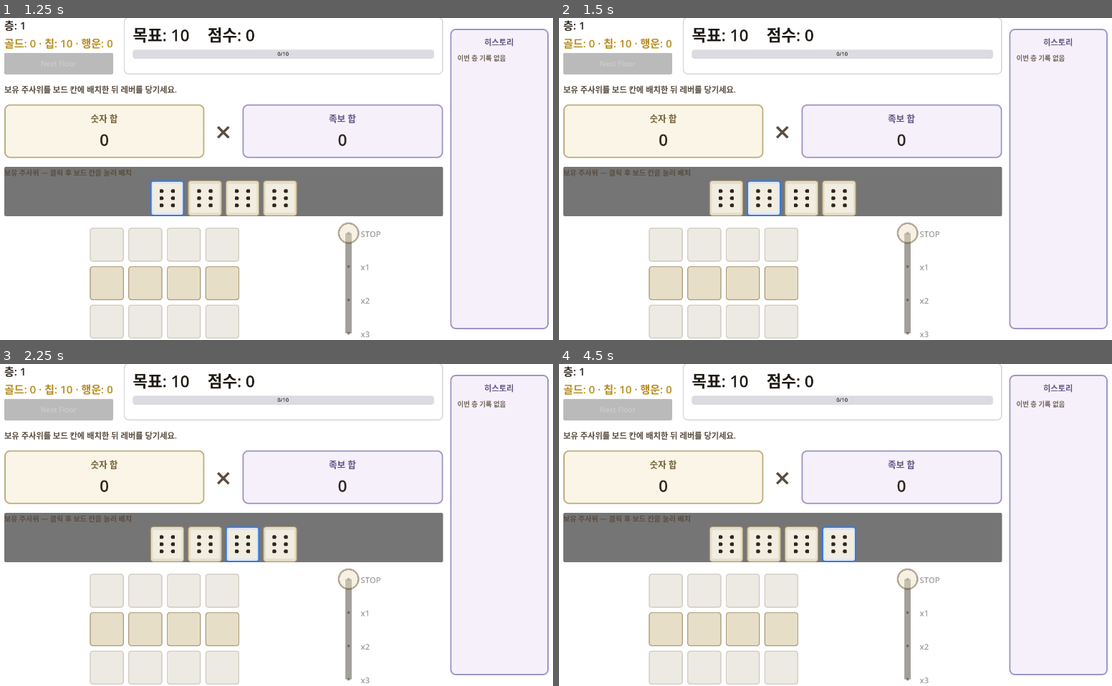
Above: before the commit, frames 1-4 (two rows, left to right).
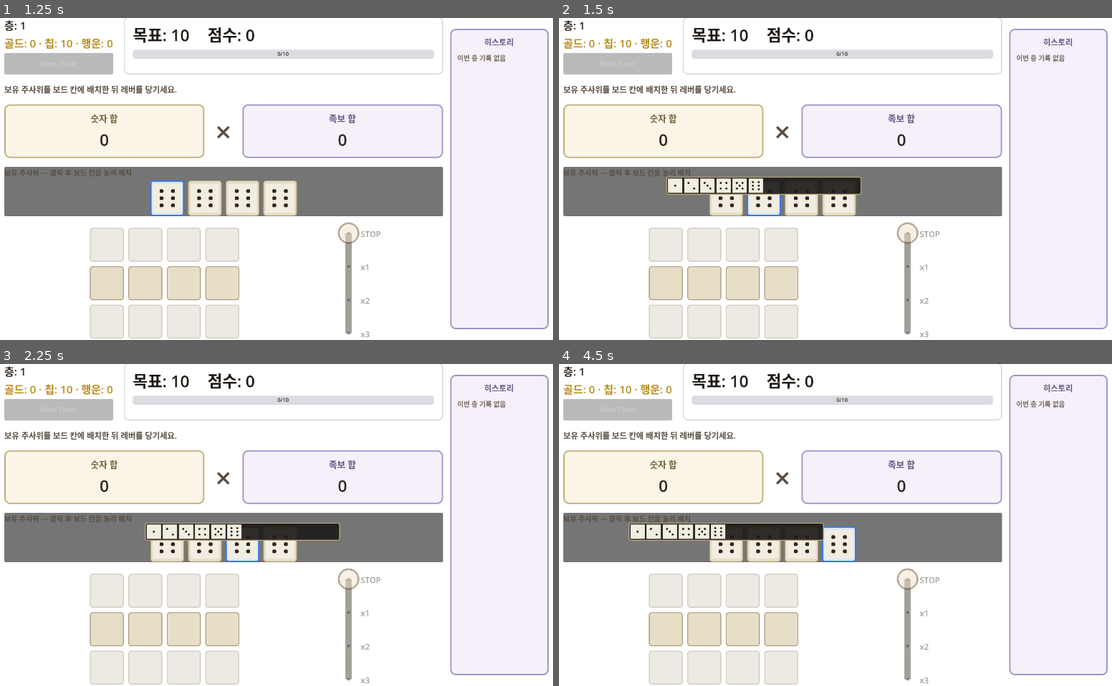
Above: after the commit, the same moments.

Repository: NyongNyongNyong/cat_dice_game
Game: Godot game, scene res://scenes/game/main.tscn
The game is run twice, just before and just after one commit, with the same random seed, the same clock (stepped at 60 frames per second) and the same inputs.
Inputs (mouse positions are in pixels of both pictures, inside the frame that each line leads up to):
- Up to frame 1 (1.25 s): tap Enter at 0.5 s; drag from (165, 198) to (331, 108) at 0.52 s
- Up to frame 2 (1.5 s): tap Space at 1.25 s; drag from (763, 198) to (807, 243) at 1.27 s
- Up to frame 3 (2.25 s): tap Enter at 2 s; move the mouse to (243, 544) at 2.02 s; click (243, 544) at 2.17 s
- Up to frame 4 (4.5 s): tap Space at 2.75, 4.25 s; drag from (841, 544) to (664, 476) at 2.77 s; tap Enter at 3.5 s; drag from (664, 589) to (863, 525) at 3.52 s; drag from (702, 589) to (747, 444) at 4.27 s

Frame 1 is identical in both runs. In frame 2, 1.8% of the frame differs, in the area x 19-55%, y 49-55%; in frame 3, 1.7%; in frame 4, 1.9%, in the area x 12-48%, y 49-55%.

Commit message:
feat: wire dice face hover preview on play board and rename presenter
Co-authored-by: Cursor <cursoragent@cursor.com>

Diff:
--- a/game/scenes/game/run_scene.tscn
+++ b/game/scenes/game/run_scene.tscn
@@ -4,7 +4,7 @@
 [ext_resource type="Script" uid="uid://bhkwgtmiaon2n" path="res://scripts/core/round_controller.gd" id="2_round"]
 [ext_resource type="Script" uid="uid://cpq1n7tr7tiu1" path="res://scripts/ui/roll_phase_presenter.gd" id="3_roll"]
 [ext_resource type="Script" uid="uid://fis8x0ebu7il" path="res://scripts/ui/score_phase_presenter.gd" id="4_score"]
-[ext_resource type="Script" uid="uid://bsmg4ugh8eklg" path="res://scripts/ui/reroll_preview_presenter.gd" id="5_reroll_preview"]
+[ext_resource type="Script" uid="uid://bsmg4ugh8eklg" path="res://scripts/ui/face_preview_presenter.gd" id="5_face_preview"]
 [ext_resource type="Script" uid="uid://c0jafed34d2cj" path="res://scripts/ui/active_hands_presenter.gd" id="6_active_hands"]
 [ext_resource type="PackedScene" path="res://scenes/ui/roll_lever.tscn" id="7_lever"]
 
@@ -399,9 +399,9 @@
 unique_name_in_owner = true
 script = ExtResource("4_score")
 
-[node name="RerollPreviewPresenter" type="Node" parent="." unique_id=787212061]
-unique_name_in_owner = true
-script = ExtResource("5_reroll_preview")
+[node name="FacePreviewPresenter" type="Node" parent="." unique_id=787212061]
+unique_name_in_owner = true
+script = ExtResource("5_face_preview")
 
 [node name="ActiveHandsPresenter" type="Node" parent="." unique_id=1394786315]
 unique_name_in_owner = true
--- a/game/scenes/game/shop_scene.tscn
+++ b/game/scenes/game/shop_scene.tscn
@@ -2,7 +2,7 @@
 
 [ext_resource type="Script" path="res://scripts/ui/shop_scene.gd" id="1_shop"]
 [ext_resource type="Script" path="res://scripts/ui/dice_shop_presenter.gd" id="2_presenter"]
-[ext_resource type="Script" path="res://scripts/ui/reroll_preview_presenter.gd" id="3_hover"]
+[ext_resource type="Script" path="res://scripts/ui/face_preview_presenter.gd" id="3_hover"]
 
 [sub_resource type="StyleBoxFlat" id="StyleBoxFlat_offer"]
 content_margin_left = 10.0
@@ -146,6 +146,6 @@
 unique_name_in_owner = true
 script = ExtResource("2_presenter")
 
-[node name="RerollPreviewPresenter" type="Node" parent="."]
+[node name="FacePreviewPresenter" type="Node" parent="."]
 unique_name_in_owner = true
 script = ExtResource("3_hover")
--- a/game/scripts/ui/run_scene.gd
+++ b/game/scripts/ui/run_scene.gd
@@ -42,7 +42,7 @@
 @onready var _round: RoundController = %RoundController
 @onready var _roll_presenter: RollPhasePresenter = %RollPhasePresenter
 @onready var _score_presenter: ScorePhasePresenter = %ScorePhasePresenter
-@onready var _reroll_preview_presenter: Node = %RerollPreviewPresenter
+@onready var _face_preview_presenter: Node = %FacePreviewPresenter
 @onready var _active_hands_list: VBoxContainer = %ActiveHandsList
 @onready var _active_hands_presenter: Node = %ActiveHandsPresenter
 
@@ -77,8 +77,8 @@
 	_score_presenter.setup(
 		_dice_row, _popup_overlay, _left_value, _right_value, _status_label
 	)
-	_reroll_preview_presenter.setup(_dice_popup_layer)
-	_reroll_preview_presenter.set_active(false)
+	_face_preview_presenter.setup(_dice_popup_layer)
+	_face_preview_presenter.set_active(true)
 
 	_round.phase_changed.connect(_on_round_phase_changed)
 	_round.dice_rolled.connect(_on_dice_rolled)
@@ -111,6 +111,8 @@
 		_board_grid.add_child(slot)
 		slot.set_drag_enabled(false)
 		slot.clicked.connect(_on_board_cell_clicked)
+		slot.mouse_entered.connect(_on_board_cell_hovered.bind(cell))
+		slot.mouse_exited.connect(_on_dice_hover_exited)
 		_board_cells.append(slot)
 
 
@@ -145,6 +147,8 @@
 		chip.set_drag_enabled(false)
 		chip.set_selected(owned_index == _selected_owned_index)
 		chip.clicked.connect(_on_tray_chip_clicked)
+		chip.mouse_entered.connect(_on_tray_chip_hovered.bind(owned_index))
+		chip.mouse_exited.connect(_on_dice_hover_exited)
 
 		var dice: Control = DICE_SCENE.instantiate()
 		chip.set_dice_view(dice)
@@ -204,6 +208,57 @@
 		_selected_owned_index = owned_index
 	for chip in _tray_chips:
 		chip.set_selected(chip.slot_index == _selected_owned_index)
+
+
+func _can_hover_dice_faces() -> bool:
+	return (
+		not RunManager.run_finished
+		and _is_lever_stopped()
+		and (_round.phase == RoundPhase.Phase.IDLE or _round.phase == RoundPhase.Phase.REROLL_READY)
+	)
+
+
+func _on_board_cell_hovered(cell: int) -> void:
+	if not _can_hover_dice_faces():
+		return
+	var owned_index := RunManager.get_owned_index_at(cell)
+	if owned_index < 0:
+		return
+	if cell < 0 or cell >= _board_cells.size():
+		return
+	_show_dice_face_preview(_board_cells[cell].get_dice_view(), owned_index)
+
+
+func _on_tray_chip_hovered(owned_index: int) -> void:
+	if not _can_hover_dice_faces():
+		return
+	var chip := _find_tray_chip(owned_index)
+	if chip == null:
+		return
+	_show_dice_face_preview(chip.get_dice_view(), owned_index)
+
+
+func _find_tray_chip(owned_index: int) -> Control:
+	for chip in _tray_chips:
+		if chip.slot_index == owned_index:
+			return chip
+	return null
+
+
+func _show_dice_face_preview(dice_view: Control, owned_index: int) -> void:
+	if dice_view == null:
+		return
+	var resource := _round_owned_resource(owned_index)
+	if resource == null or not resource.has_method("get_faces"):
+		return
+	var faces: Array[Resource] = resource.get_faces()
+	if faces.is_empty():
+		return
+	_face_preview_presenter.show_die_faces(dice_view, faces, faces, -1)
+
+
+func _on_dice_hover_exited() -> void:
+	_face_preview_presenter.hide_preview()
 
 
 func _on_board_changed() -> void:
--- a/game/scripts/ui/shop_scene.gd
+++ b/game/scripts/ui/shop_scene.gd
@@ -8,7 +8,7 @@
 @onready var _continue_button: Button = %ContinueButton
 @onready var _popup_overlay: Control = %PopupOverlay
 @onready var _shop_presenter: Node = %DiceShopPresenter
-@onready var _hover_presenter: Node = %RerollPreviewPresenter
+@onready var _hover_presenter: Node = %FacePreviewPresenter
 
 
 func _ready() -> void:
Renamed: game/scripts/ui/reroll_preview_presenter.gd -> game/scripts/ui/face_preview_presenter.gd
Renamed: game/scripts/ui/reroll_preview_presenter.gd.uid -> game/scripts/ui/face_preview_presenter.gd.uid
Not shown, added: docs/design/systems/dice-face-hover-preview.md
Not shown, changed: docs/design/systems/dice-hover-reroll-preview.md
Not shown, added: docs/design/tasks/dice-face-hover-preview-tasks.md
